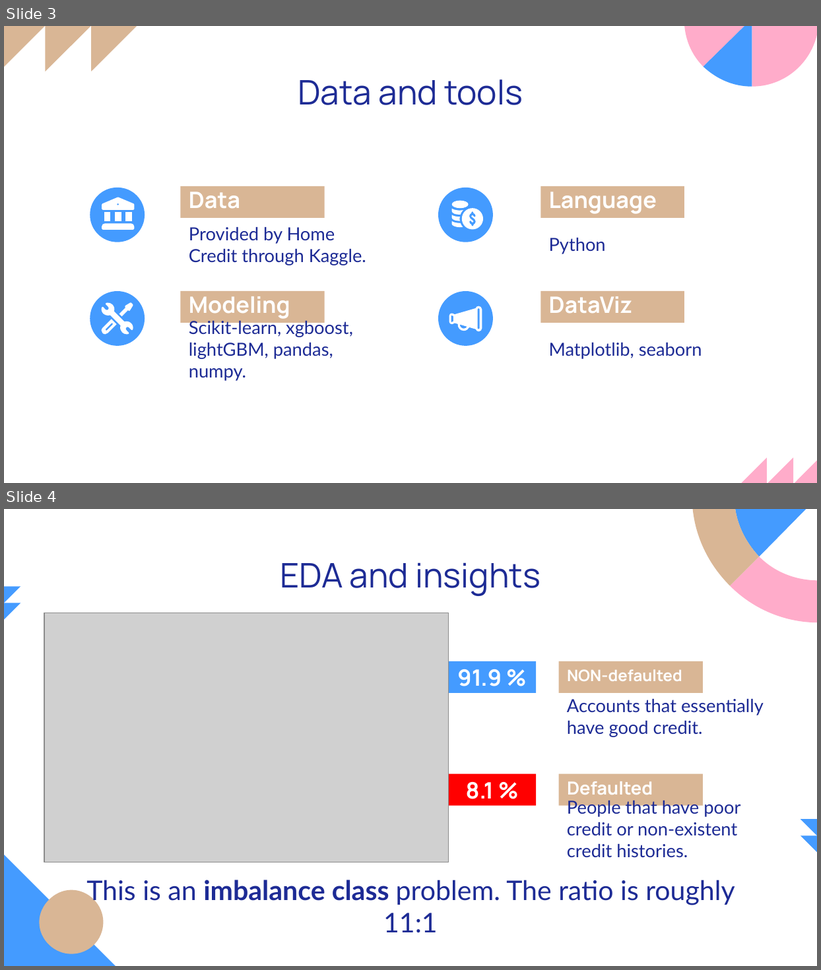
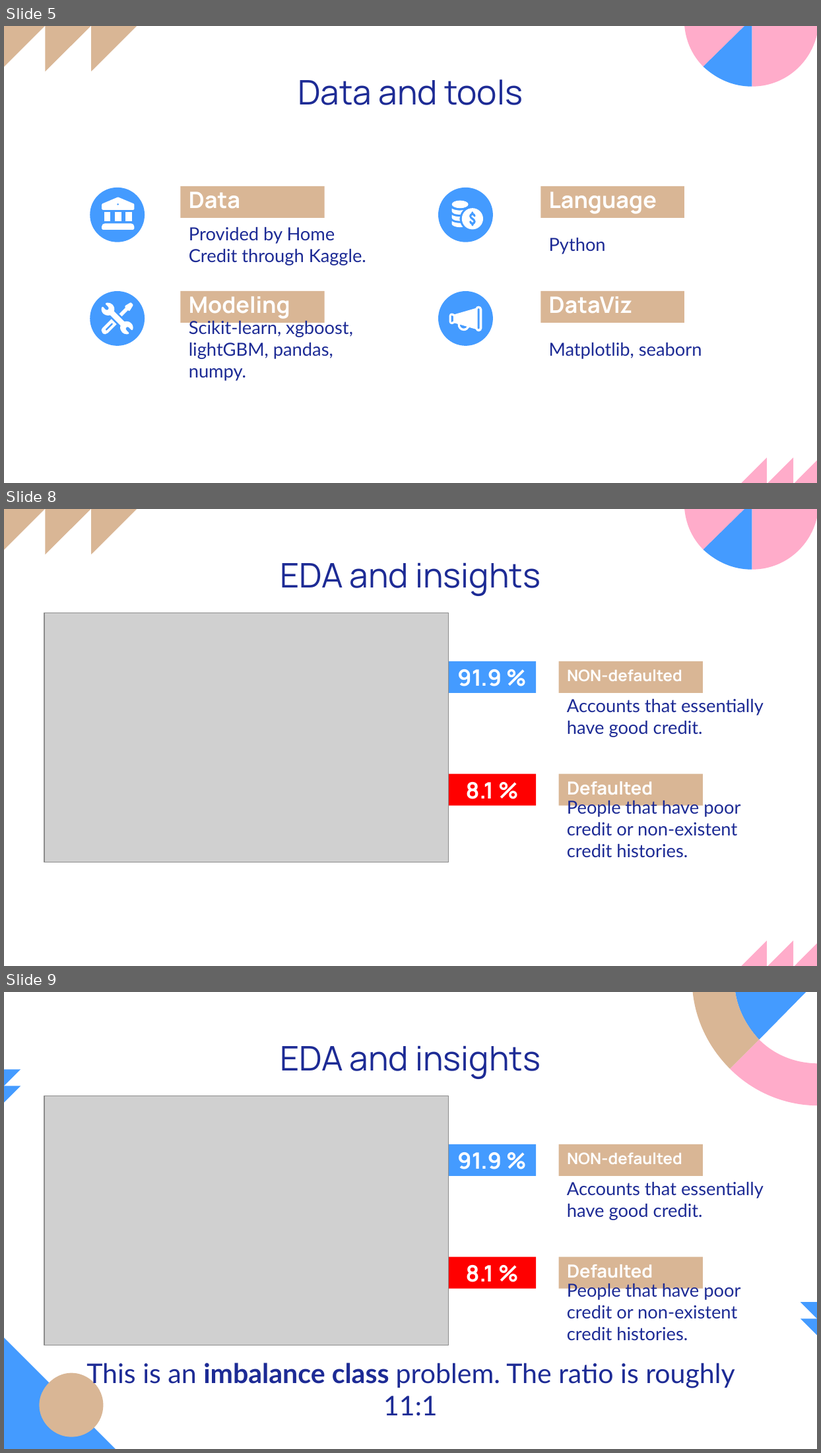
Before and after one commit to luongtruong77/classification-loan-default-risk-detection, a slide deck: Presentation.pptx. Shown one above the other, each under a label of ours: slides 3 and 4 before the commit, slides 5, 8 and 9 after it; the slides between them are not shown. The pictures are 821x970 and 821x1453 pixels, drawn with LibreOffice and Linux fonts; fonts in the diff are those of the drawing; grey boxes stand for pictures. Boxes give left, top, right and bottom in pixels: in the first picture for what was removed or moved away, otherwise in the second. Text is boxed around its words. In the diff, an @@ line names an element or a change of style, - is before the commit and + after.

```diff
--- a/Presentation.pptx
+++ b/Presentation.pptx
@@ slide 8 added at [4,509,817,966], background #FFFFFF; not listed: 8 template elements that a slide beside it also shows @@
@@ title added at [281,562,541,596], 30 pt, text #1D2B95 @@
+EDA and insights
@@ picture added at [45,613,449,863] @@
@@ rounded rectangle added at [449,661,537,692], fill #449BFF, 20 pt, text #FFFFFF, bold @@
+91.9 %
@@ rectangle added at [558,661,702,692], fill #D9B695, 14 pt, text #FFFFFF, bold @@
+NON-defaulted
@@ text added at [567,699,764,737], 16 pt, text #1D2B95 @@
+Accounts that essentially have good credit.
@@ rounded rectangle added at [449,774,537,806], fill #FF0000, 20 pt, text #FFFFFF, bold @@
+8.1 %
@@ rectangle added at [558,774,702,806], fill #D9B695, 16 pt, text #FFFFFF, bold @@
+Defaulted
@@ text added at [567,801,741,858], 16 pt, text #1D2B95 @@
+People that have poor credit or non-existent credit histories.
@@ what was slide 3 is now slide 5 @@
@@ what was slide 4 is now slide 9 @@
```
Also in this commit, not shown: 2 slides changed, 19 other slides added, 2 slides removed, 3 other files.
